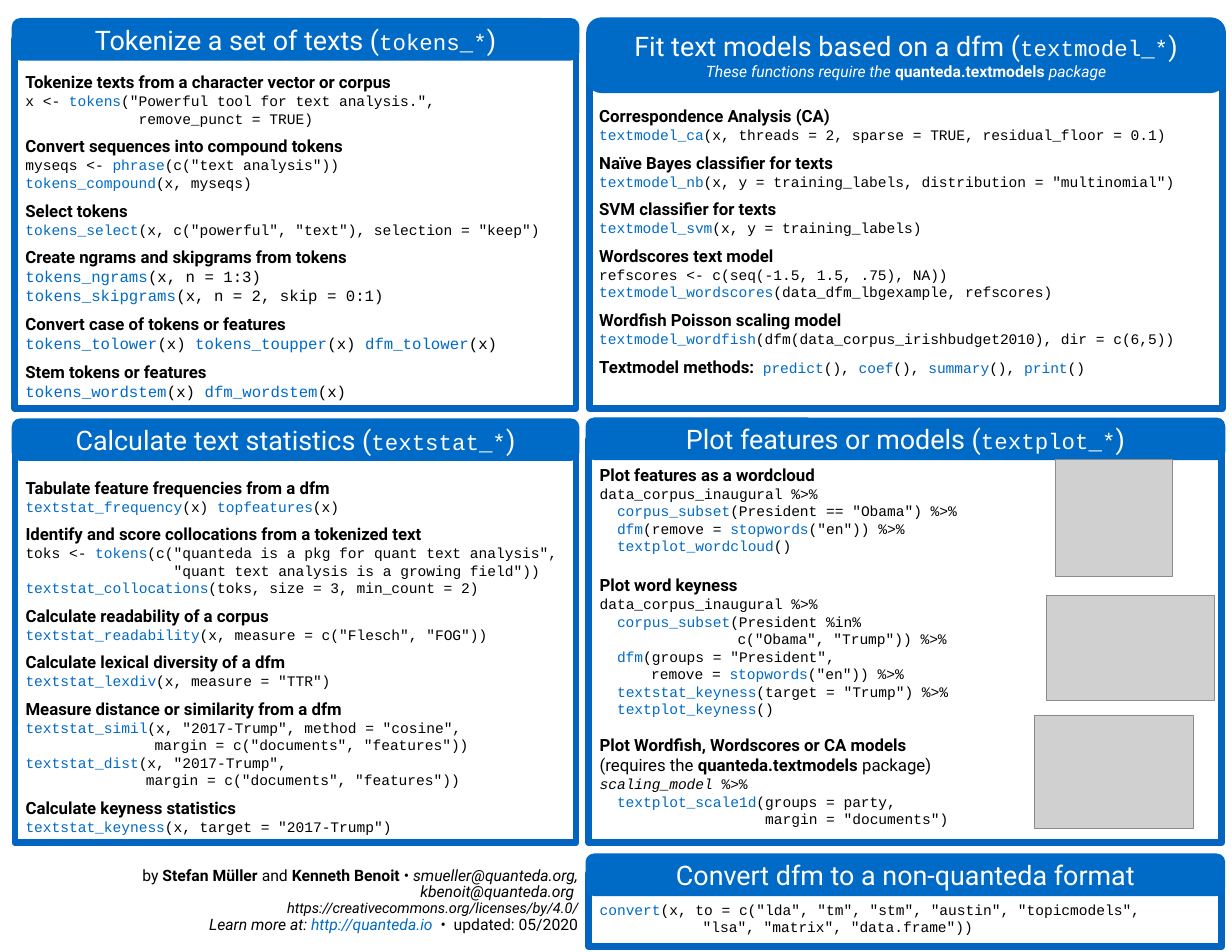
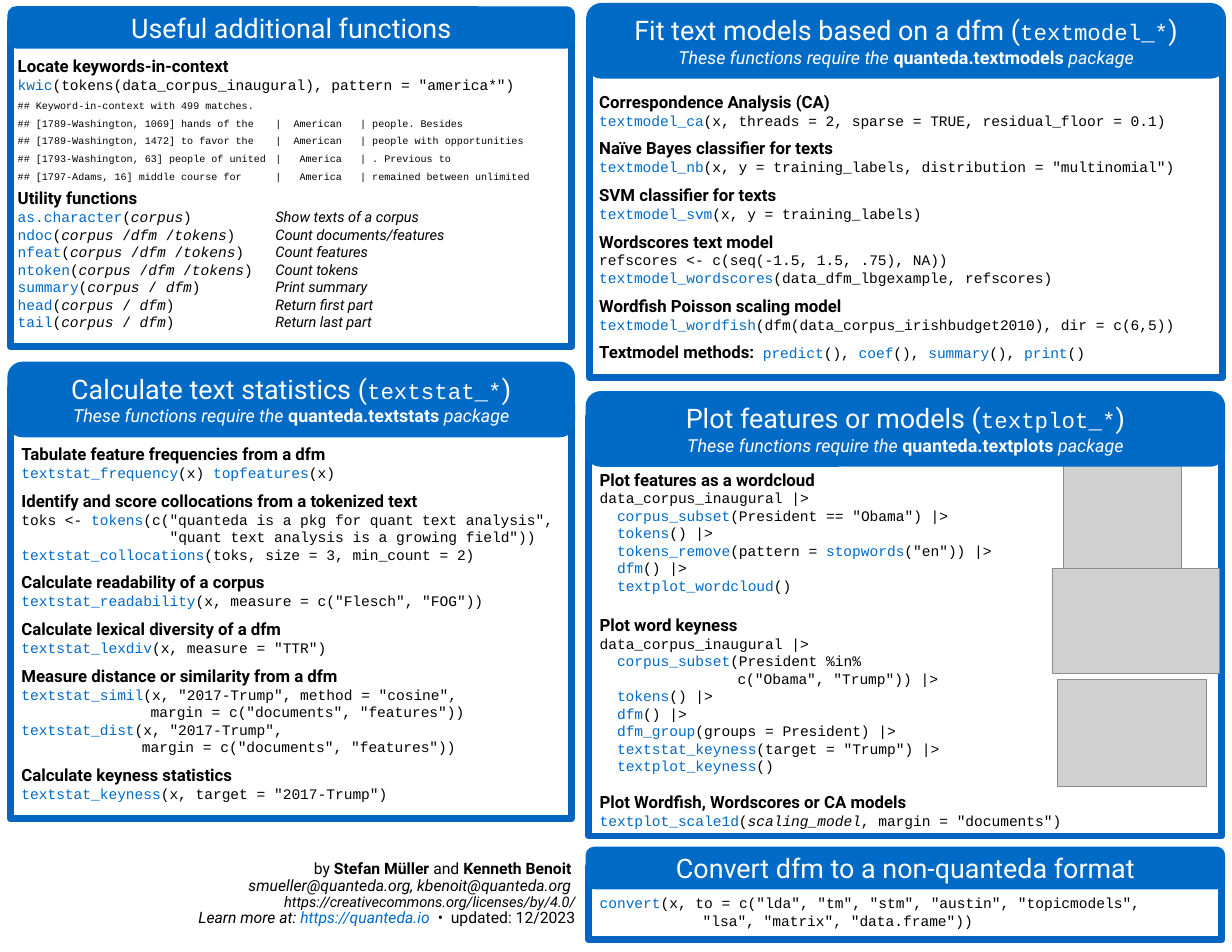
Before and after one commit to rstudio/cheatsheets, a slide deck: slide 2 of powerpoints/quanteda.pptx. Drawn at 1232x952 pixels with LibreOffice and Linux fonts; fonts in the diff are those of the drawing; grey boxes stand for pictures. Boxes give left, top, right and bottom in pixels: in the first picture for what was removed or moved away, otherwise in the second. Text is boxed around its words. In the diff, an @@ line names an element or a change of style, - is before the commit and + after.

Commit message:
Update quanteda.pptx
Update PowerPoint version of quanteda cheatsheet

```diff
--- a/powerpoints/quanteda.pptx
+++ b/powerpoints/quanteda.pptx
@@ rounded rectangle added at (x1=7, y1=6, x2=575, y2=48), fill #006AC7, 24 pt, text #FFFFFF @@
+  Useful additional functions
@@ rectangle resized from (x1=15, y1=39, x2=576, y2=408) to (x1=10, y1=22, x2=572, y2=348) @@
@@ rounded rectangle removed at (x1=12, y1=18, x2=580, y2=60) @@
-  Tokenize a set of texts (tokens_*)
@@ rounded rectangle "Fit text models based on ..." moved from (x1=586, y1=17, x2=1226, y2=93) to (x1=586, y1=3, x2=1226, y2=79) @@
@@ rectangle resized from (x1=589, y1=39, x2=1222, y2=408) to (x1=589, y1=24, x2=1222, y2=377) @@
@@ text added at (x1=18, y1=59, x2=529, y2=330), 13 pt, text #000000 @@
+Locate keywords-in-context
+kwic(tokens(data_corpus_inaugural), pattern = "america*")
+## Keyword-in-context with 499 matches.
+## [1789-Washington, 1069] hands of the | American | people. Besides
+## [1789-Washington, 1472] to favor the | American | people with opportunities
+## [1793-Washington, 63] people of united | America | . Previous to
+## [1797-Adams, 16] middle course for | America | remained between unlimited
+Utility functions
+as.character(corpus) Show texts of a corpus
+ndoc(corpus /dfm /tokens) Count documents/features
+nfeat(corpus /dfm /tokens) Count features
+ntoken(corpus /dfm /tokens) Count tokens
+summary(corpus / dfm) Print summary
+head(corpus / dfm) Return first part
+tail(corpus / dfm) Return last part
@@ text in rounded rectangle at (x1=678, y1=50, x2=1133, y2=68): size 14 to 16 pt in "These functions require the quanteda.textmodels package" @@
@@ text removed at (x1=25, y1=75, x2=540, y2=401) @@
-Tokenize texts from a character vector or corpus
-x <- tokens("Powerful tool for text analysis.",
-remove_punct = TRUE)
-Convert sequences into compound tokens
-myseqs <- phrase(c("text analysis"))
-tokens_compound(x, myseqs)
-Select tokens
-tokens_select(x, c("powerful", "text"), selection = "keep")
-Create ngrams and skipgrams from tokens
-tokens_ngrams(x, n = 1:3)
-tokens_skipgrams(x, n = 2, skip = 0:1)
-Convert case of tokens or features
-tokens_tolower(x) tokens_toupper(x) dfm_tolower(x)
-Stem tokens or features
-tokens_wordstem(x) dfm_wordstem(x)
@@ text "Correspondence Analysis (CA)" moved from (x1=599, y1=109, x2=1174, y2=376) to (x1=599, y1=95, x2=1174, y2=361) @@
@@ rounded rectangle "Calculate text statistics (textstat_*)" resized from (x1=12, y1=418, x2=580, y2=461) to (x1=7, y1=361, x2=575, y2=437) @@
@@ rectangle resized from (x1=15, y1=435, x2=576, y2=843) to (x1=10, y1=387, x2=572, y2=818) @@
@@ text in rounded rectangle at (x1=73, y1=408, x2=509, y2=426): paragraph added @@
+  These functions require the quanteda.textstats package
@@ rounded rectangle "Plot features or models (textplot_*)" resized from (x1=585, y1=418, x2=1225, y2=460) to (x1=585, y1=391, x2=1225, y2=467) @@
@@ rectangle resized from (x1=589, y1=439, x2=1222, y2=843) to (x1=589, y1=417, x2=1222, y2=836) @@
@@ text "Tabulate feature frequencies from a ..." moved from (x1=26, y1=481, x2=557, y2=835) to (x1=21, y1=447, x2=553, y2=802) @@
@@ text in rounded rectangle at (x1=687, y1=438, x2=1123, y2=456): paragraph added @@
+  These functions require the quanteda.textplots package
@@ picture moved from (x1=1055, y1=460, x2=1172, y2=576) to (x1=1063, y1=464, x2=1180, y2=581) @@
@@ text at (x1=600, y1=493, x2=965, y2=576): text changed @@
-data_corpus_inaugural %>%
-corpus_subset(President == "Obama") %>%
-dfm(remove = stopwords("en")) %>%
+data_corpus_inaugural |>
+corpus_subset(President == "Obama") |>
+tokens() |>
+tokens_remove(pattern = stopwords("en")) |>
+dfm() |>
@@ picture moved from (x1=1047, y1=596, x2=1214, y2=701) to (x1=1052, y1=568, x2=1220, y2=673) @@
@@ text at (x1=600, y1=638, x2=783, y2=652): text changed @@
-data_corpus_inaugural %>%
+data_corpus_inaugural |>
@@ text at (x1=617, y1=673, x2=914, y2=757): text changed @@
-c("Obama", "Trump")) %>%
-dfm(groups = "President",
-remove = stopwords("en")) %>%
-textstat_keyness(target = "Trump") %>%
+c("Obama", "Trump")) |>
+tokens() |>
+dfm() |>
+dfm_group(groups = President) |>
+textstat_keyness(target = "Trump") |>
@@ picture resized from (x1=1034, y1=715, x2=1193, y2=829) to (x1=1058, y1=680, x2=1206, y2=786) @@
@@ text at (x1=600, y1=816, x2=1062, y2=829): text changed @@
-(requires the quanteda.textmodels package)
-scaling_model %>%
-textplot_scale1d(groups = party,
-margin = "documents")
+textplot_scale1d(scaling_model, margin = "documents")
@@ text "by Stefan Müller and Kenneth ..." moved from (x1=142, y1=869, x2=578, y2=934) to (x1=198, y1=862, x2=575, y2=926) @@
@@ text at (x1=248, y1=862, x2=572, y2=895): text changed @@
-by Stefan Müller and Kenneth Benoit • smueller@quanteda.org, kbenoit@quanteda.org
+by Stefan Müller and Kenneth Benoit
+smueller@quanteda.org, kbenoit@quanteda.org
@@ 1 rounded rectangle, 1 text, 1 rectangle moved together from (x1=585, y1=853, x2=1225, y2=947) to (x1=585, y1=847, x2=1225, y2=939) @@
@@ text at (x1=198, y1=909, x2=575, y2=926): text changed @@
-Learn more at: http://quanteda.io • updated: 05/2020
+Learn more at: https://quanteda.io • updated: 12/2023
```
Also in this commit, not shown: 1 other slide changed.
